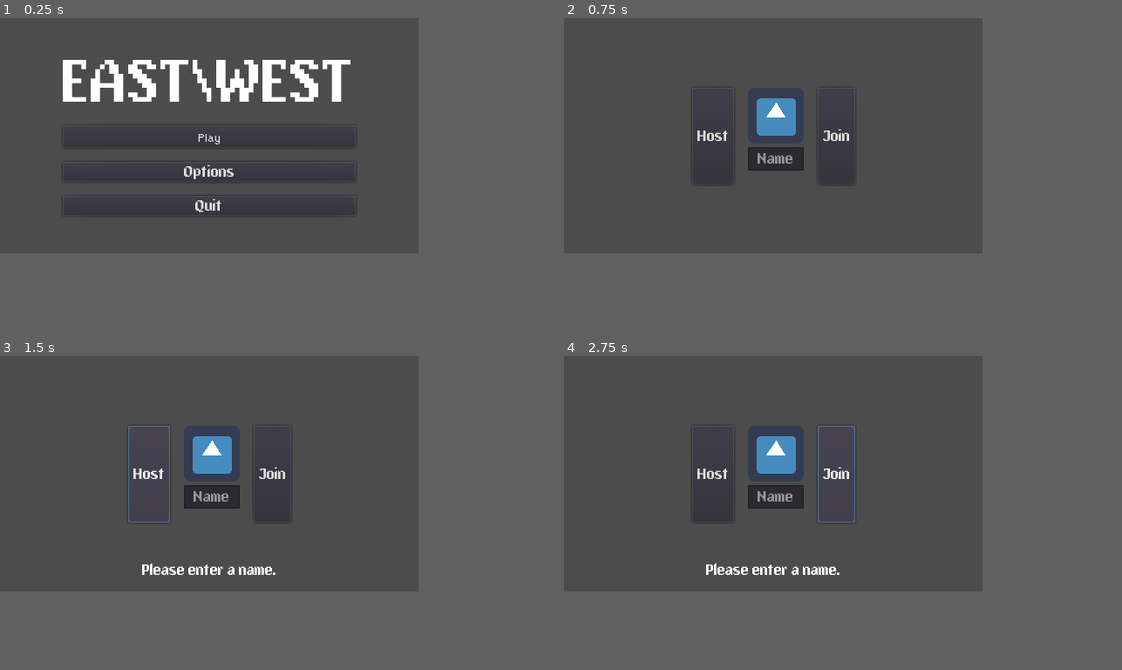
Above: before the commit, frames 1-4 (two rows, left to right).
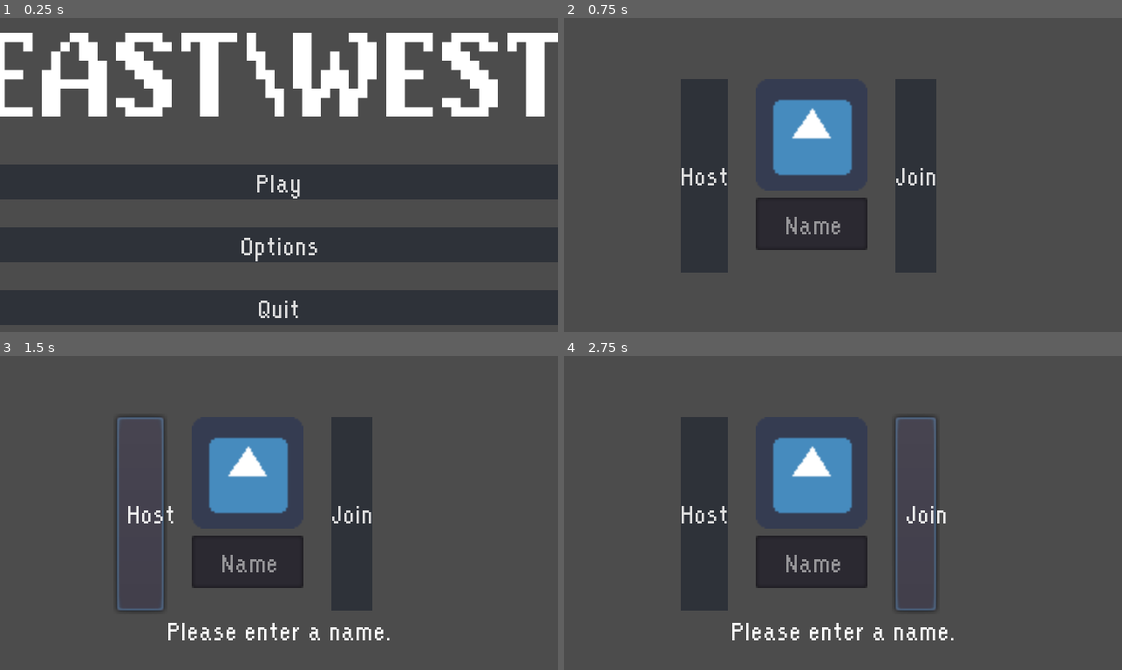
Above: after the commit, the same moments.

Repository: Pillber/East-West
Game: Godot game, scene res://Menus.tscn
Two runs of this game, one before a commit and one after it. Both use one fixed random seed, a clock stepped at 60 frames per second and the inputs below. The engine's default icon, where the game draws it, is replaced by a stand-in: a white triangle on a blue panel in a dark square. Sound files missing from this copy of the repository are replaced by a short silence.
Inputs:
- Up to frame 1 (0.25 s): no input
- Up to frame 2 (0.75 s): click "Play" at 0.5 s
- Up to frame 3 (1.5 s): click "Host" at 1.25 s
- Up to frame 4 (2.75 s): click "Join" at 2 s
In our replay, the window is 480x270 before the commit and 640x360 after it. These sizes can differ from the game's own. Grey fills any space a smaller window leaves; there, only what the larger window draws over its background counts as a difference.

The runs differ from the first frame. In frame 1, 43% of the frame differs, in the area x 0-100%, y 4-98%; in frame 2, 15%; in frame 3, 13%; in frame 4, 12%.
Error before the commit: Invalid get index '9' (on base: 'Array'). (res://Network.gd:46)

Commit message:
various fixes, player sprite

Diff:
--- a/MainMenu.tscn
+++ b/MainMenu.tscn
@@ -23,16 +23,16 @@
 }
 
 [node name="Title" type="Label" parent="."]
-margin_top = 22.0
+margin_top = 28.0
 margin_right = 336.0
-margin_bottom = 87.0
+margin_bottom = 93.0
 size_flags_stretch_ratio = 0.0
 custom_fonts/font = ExtResource( 1 )
 text = "EAST\\WEST"
 align = 1
 
 [node name="PlayButton" type="Button" parent="."]
-margin_top = 103.0
+margin_top = 109.0
 margin_right = 336.0
 margin_bottom = 129.0
 custom_fonts/font = ExtResource( 5 )
@@ -41,13 +41,13 @@
 [node name="OptionsButton" type="Button" parent="."]
 margin_top = 145.0
 margin_right = 336.0
-margin_bottom = 168.0
+margin_bottom = 165.0
 text = "Options"
 
 [node name="QuitButton" type="Button" parent="."]
-margin_top = 184.0
+margin_top = 181.0
 margin_right = 336.0
-margin_bottom = 207.0
+margin_bottom = 201.0
 text = "Quit"
 
 [node name="ThemeMusic" type="AudioStreamPlayer" parent="."]
--- a/Network.gd
+++ b/Network.gd
@@ -32,18 +32,13 @@
 
 
 	var upnp = UPNP.new()
-	var upnp_discover_success = upnp.discover()
-	var upnp_port_success = upnp.add_port_mapping(DEFAULT_PORT)
-	print("UPNP discover: " + str(upnp_discover_success))
-	print("UPNP port: " + str(upnp_port_success))
-	if(upnp_discover_success == 0 and upnp_port_success == 0):
-		var external_address = upnp.query_external_address()
-		print("External address: " + external_address)
-		ip = upnp.query_external_address()
-		print("Network.ip = " + ip)
+	if(upnp.discover() == 0):
+		if(upnp.add_port_mapping(DEFAULT_PORT) == 0):
+			ip = upnp.query_external_address()
+		else:
+			print("UPNP connection failed. Use private IP as IP.")
 	else:
 		print("UPNP connection failed. Use private IP as IP.")
-		ip = IP.get_local_addresses()[9]
 
 
 func host_game(new_player_name):
--- a/Player.tscn
+++ b/Player.tscn
@@ -1,19 +1,19 @@
 [gd_scene load_steps=4 format=2]
 
 [ext_resource path="res://Player.gd" type="Script" id=1]
-[ext_resource path="res://icon.png" type="Texture" id=2]
+[ext_resource path="res://Sprite-0002.png" type="Texture" id=2]
 
 [sub_resource type="RectangleShape2D" id=1]
-extents = Vector2( 32, 32 )
+extents = Vector2( 8, 16 )
 
 [node name="Player" type="KinematicBody2D"]
 script = ExtResource( 1 )
 
 [node name="Name" type="Label" parent="."]
-margin_left = -20.1749
-margin_top = -70.0
-margin_right = 20.0
-margin_bottom = -40.0
+margin_left = -60.0875
+margin_top = -48.2676
+margin_right = 59.9125
+margin_bottom = -18.2676
 grow_horizontal = 2
 text = "Name Placeholder"
 align = 1
--- a/UI/main_menu_theme.tres
+++ b/UI/main_menu_theme.tres
@@ -1,6 +1,22 @@
-[gd_resource type="Theme" load_steps=2 format=2]
+[gd_resource type="Theme" load_steps=3 format=2]
 
-[ext_resource path="res://UI/main_menu_font.tres" type="DynamicFont" id=1]
+[ext_resource path="res://UI/main_ui.tres" type="DynamicFont" id=1]
+
+[sub_resource type="StyleBoxFlat" id=1]
+bg_color = Color( 0.180542, 0.196362, 0.226563, 1 )
+border_blend = true
+anti_aliasing = false
 
 [resource]
 default_font = ExtResource( 1 )
+Button/colors/font_color = Color( 0.88, 0.88, 0.88, 1 )
+Button/colors/font_color_disabled = Color( 0.9, 0.9, 0.9, 0.2 )
+Button/colors/font_color_hover = Color( 0.94, 0.94, 0.94, 1 )
+Button/colors/font_color_pressed = Color( 1, 1, 1, 1 )
+Button/constants/hseparation = 2
+Button/fonts/font = null
+Button/styles/disabled = null
+Button/styles/focus = null
+Button/styles/hover = null
+Button/styles/normal = SubResource( 1 )
+Button/styles/pressed = null
--- a/UI/main_ui.tres
+++ b/UI/main_ui.tres
@@ -3,4 +3,5 @@
 [ext_resource path="res://UI/orange kid.ttf" type="DynamicFontData" id=1]
 
 [resource]
+extra_spacing_char = 1
 font_data = ExtResource( 1 )
--- a/project.godot
+++ b/project.godot
@@ -20,15 +20,16 @@
 
 [display]
 
-window/size/width=480
-window/size/height=270
+window/size/width=320
+window/size/height=180
 window/size/fullscreen=true
-window/stretch/mode="viewport"
+window/stretch/mode="2d"
 window/stretch/aspect="keep"
 
 [gui]
 
-theme/custom_font="res://UI/main_menu_font.tres"
+theme/custom="res://UI/main_menu_theme.tres"
+theme/custom_font="res://UI/main_ui.tres"
 
 [input]
 
Binary file added: Sprite-0002.png
Not shown, added: Sprite-0002.png.import
Not shown, removed: West Theme.mp3.import
Not shown, changed: West Theme.mp3
